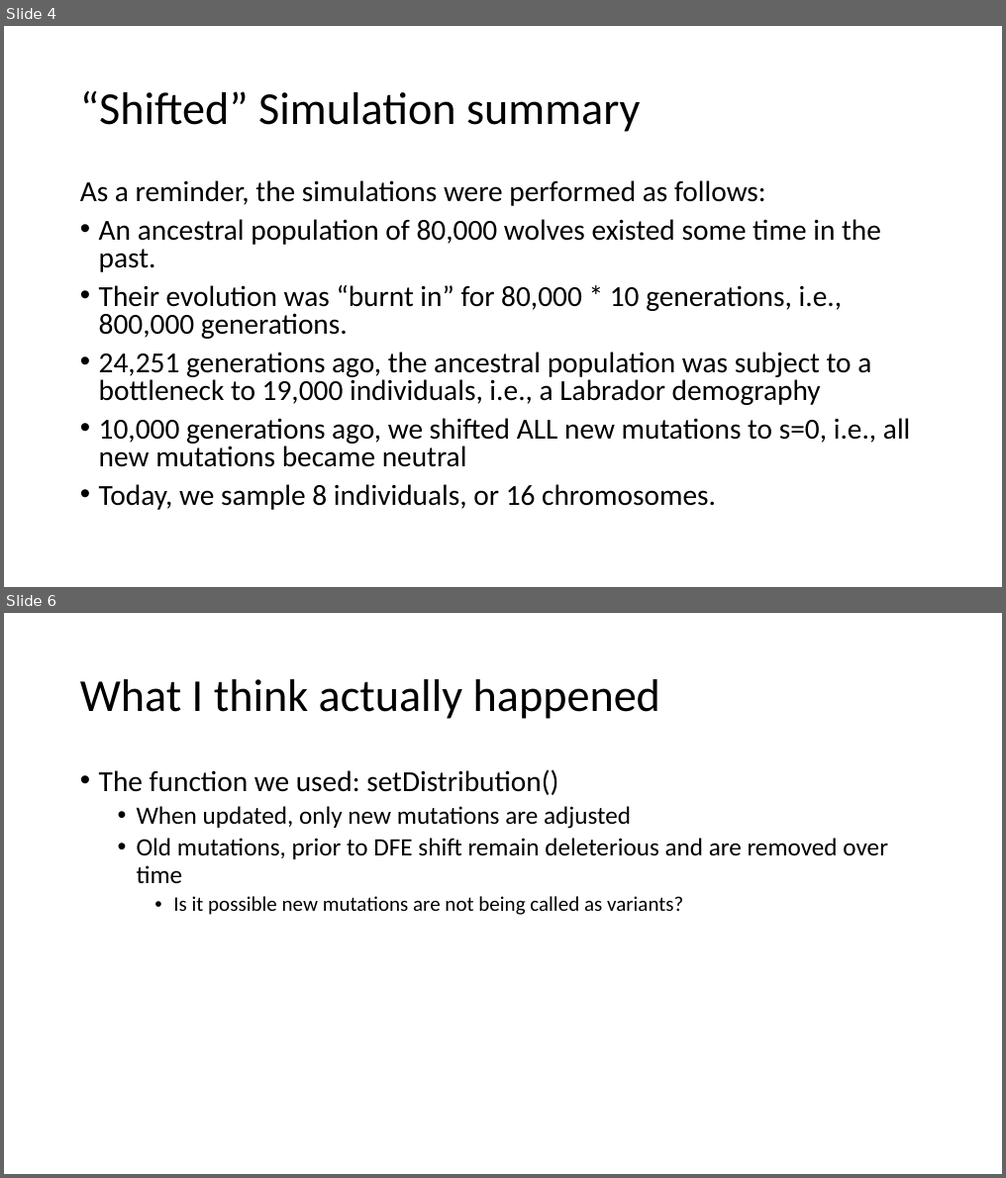
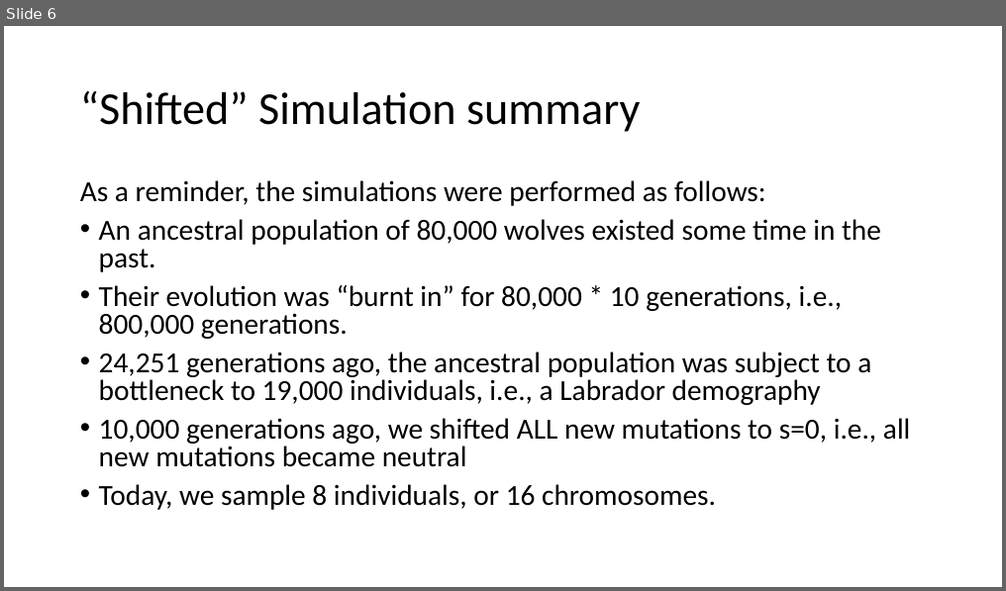
Before and after one commit to jon-mah/lohmueller_lab, a slide deck: 2020_08_25_dog_dfe_meeting.pptx. Shown one above the other, each under a label of ours: slides 4 and 6 before the commit, slide 6 after it; the slides between them are not shown. The pictures are 1006x1178 and 1006x591 pixels, drawn with LibreOffice and Linux fonts; fonts in the diff are those of the drawing. Boxes give left, top, right and bottom in pixels: in the first picture for what was removed or moved away, otherwise in the second. Text is boxed around its words. In the diff, an @@ line names an element or a change of style, - is before the commit and + after.

```diff
--- a/2020_08_25_dog_dfe_meeting.pptx
+++ b/2020_08_25_dog_dfe_meeting.pptx
@@ slide 6 removed at (x1=4, y1=613, x2=1002, y2=1174), background #FFFFFF @@
@@ title removed at (x1=80, y1=679, x2=660, y2=719) @@
-What I think actually happened
@@ text removed at (x1=99, y1=769, x2=888, y2=915) @@
-• The function we used: setDistribution()
-  • When updated, only new mutations are adjusted
-  • Old mutations, prior to DFE shift remain deleterious and are removed over time
-    • Is it possible new mutations are not being called as variants?
@@ what was slide 4 is now slide 6 @@
```
Also in this commit, not shown: 1 slide changed, 3 slides added, 2 other slides removed, 4 other files.
